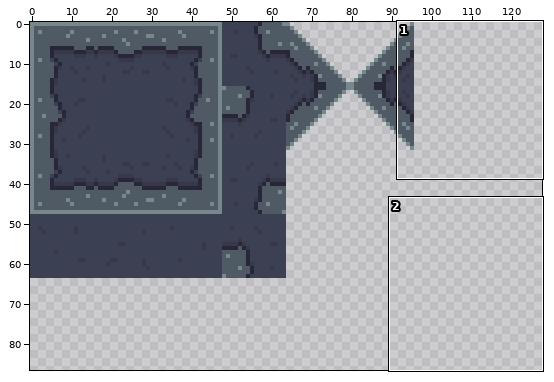
Sprite sheet, stored at tilesets/floor-wall-tileset-16x16.png. Above: a wide view before the commit, with the close-up outlined.
Close-up. Old version:
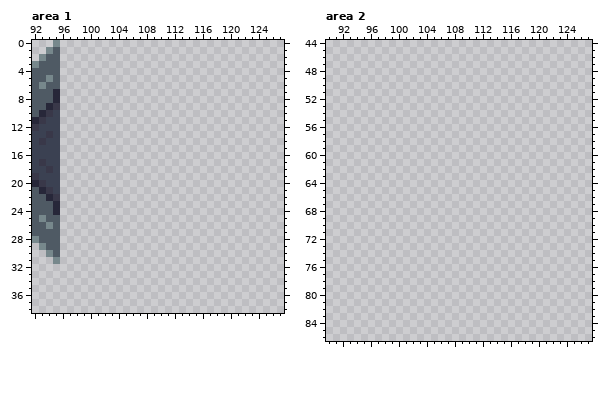
The file is 128x128 pixels. Shown: area 1: x 92..127, y 0..38; area 2: x 90..127, y 44..86. The wide view leaves out empty margins.
And afterwards:
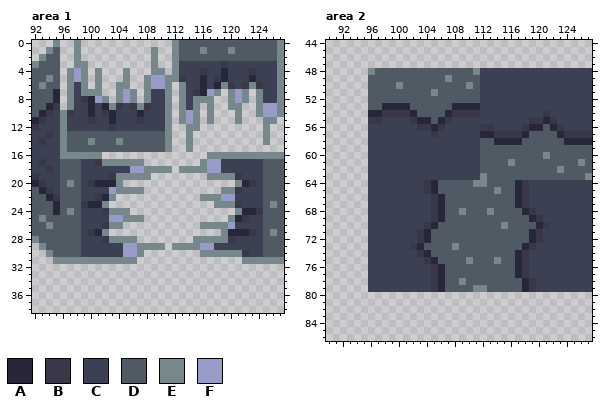
Palette (. is transparent): A #272739  B #393849  C #3b4152  D #4f5a64  E #77888c  F #979bc7
Edits made:
--- area 1
@@ x 92..127 @@
- 0 ...E................................
- 1 ..ED................................
- 2 .EDD................................
- 3 EDDD................................
- 4 DDDD................................
- 5 DDED................................
- 6 DEDD................................
- 7 DDDA................................
- 8 DDDA................................
- 9 DDAB................................
-10 DABC................................
-11 ABCC................................
-12 BCCC................................
-13 CCBC................................
-14 CBCC................................
-15 CCCC................................
-16 CCCC................................
-17 CBCC................................
-18 CCBC................................
-19 BCCC................................
-20 ABCC................................
-21 DABC................................
-22 DDAB................................
-23 DDDA................................
-24 DDDA................................
-25 DEDD................................
-26 DDED................................
-27 DDDD................................
-28 EDDD................................
-29 .EDD................................
-30 ..ED................................
-31 ...E................................
+ 0 ...E..E.............EDDDDDDDDDDDDDDE
+ 1 ..ED..E..........E..EDDDEDDDEDDDDDDE
+ 2 .EDD..E..........E..EDDDDDDDDDDDDDDE
+ 3 EDDD..EE.........E..ECCCCCCBCCCCCCCE
+ 4 DDDD.EFE.E...E...EE.ECCCBCCACCCBCCCE
+ 5 DDED.EFE.E...E..EFFEEBCCACBACCCACCCE
+ 6 DEDD.ECE.E..EE..EFFE.ECCACAEBCBEBCCE
+ 7 DDDA.ECEEE..EFE.ECCE.ECBAFE.EFE.ECCE
+ 8 DDDA.ECBAFE.EFE.ECCE.ECEEE..EFE.ECCE
+ 9 DDAB.ECCACAEBCBEBCCE.ECE.E..EE..EFFE
+10 DABCEBCCACBACCCACCCE.EFE.E...E..EFFE
+11 ABCCECCCBCCACCCBCCCE.EFE.E...E...EE.
+12 BCCCECCCCCCBCCCCCCCE..EE.........E..
+13 CCBCEDDDDDDDDDDDDDDE..E..........E..
+14 CBCCEDDDEDDDEDDDDDDE..E..........E..
+15 CCCCEDDDDDDDDDDDDDDE..E.............
+16 CCCCEEEEEE...............EEEEEEEEEEE
+17 CBCCDDDCCBEEEEEE........EFFCCCCCCDDD
+18 CCBCDDDCCCCCCCFFEEEE.EEEEFFCCCCCCDDD
+19 BCCCDDDCCCCBEEEEE........EEEEBCCCDDD
+20 ABCCDEDCBAAAE................EABCDDD
+21 DABCDDDCCCCFEEEE...........EEBCCCDDD
+22 DDABDDDCCBAE............EEEFFCCCCDDD
+23 DDDADDDBAAE...............EEEBCCCDED
+24 DDDADEDCCCBEEE...............EAABDDD
+25 DEDDDDDCCCCFFEEE............EABCCDDD
+26 DDEDDDDCCCBEE...........EEEEFCCCCDDD
+27 DDDDDDDCBAE................EAAABCDED
+28 EDDDDDDCCCBEEEE........EEEEEBCCCCDDD
+29 .EDDDDDCCCCCCFFEEEE.EEEEFFCCCCCCCDDD
+30 ..EDDDDCCCCCCFFE........EEEEEEBCCDDD
+31 ...EEEEEEEEEEEE...............EEEEEE
 32 ....................................
--- area 2
@@ x 90..127 @@
 47 ......................................
-48 ......................................
-49 ......................................
-50 ......................................
-51 ......................................
-52 ......................................
-53 ......................................
-54 ......................................
-55 ......................................
-56 ......................................
-57 ......................................
-58 ......................................
-59 ......................................
-60 ......................................
-61 ......................................
-62 ......................................
-63 ......................................
-64 ......................................
-65 ......................................
-66 ......................................
-67 ......................................
-68 ......................................
-69 ......................................
-70 ......................................
-71 ......................................
-72 ......................................
-73 ......................................
-74 ......................................
-75 ......................................
-76 ......................................
-77 ......................................
-78 ......................................
-79 ......................................
+48 ......EDDDDDDDDDDDDDDECCCCCCCCCCCCCCCC
+49 ......DDDDDDDDDDDEDDDDCCCCCCCCCCCCCCCC
+50 ......DDDDEDDDDDDDDDEDCCCCCCCCCCCCCCCC
+51 ......DDDDDDDDDEDDDDDDCCCCCCCCCCCCCCCC
+52 ......DDDDDDDDDDDDDDDDCCCCCCCCCCCCCCCC
+53 ......DDAAAADDDDDDAAAACCCCCCCCCCCCCCCC
+54 ......AABBBBADDDDABBBBCCCCCCCCCBCCCCCC
+55 ......BBCCCCBAADABCCCCCCCCCCCBBABCCCCC
+56 ......CCCCCCCBBABCCCCCBBCCCCBAADABCCCC
+57 ......CCCCCCCCCBCCCCCCAABBBBADDDDABBBB
+58 ......CCCCCCCCCCCCCCCCDDAAAADDDDDDAAAA
+59 ......CCCCCCCCCCCCCCCCDDDDDDDDDDDDDDDD
+60 ......CCCCCCCCCCCCCCCCDDDDDDDDDEDDDDDD
+61 ......CCCCCCCCCCCCCCCCDDDDEDDDDDDDDDED
+62 ......CCCCCCCCCCCCCCCCDDDDDDDDDDDEDDDD
+63 ......CCCCCCCCCCCCCCCCEDDDDDDDDDDDDDDE
+64 ......CCCCCCCCBADDDDDEEDDDDABCCCCCCCCC
+65 ......CCCCCCCCBADDDDDDDDEDDABCCCCCCCCC
+66 ......CCCCCCCCCBADDDDDDDDDDABCCCCCCCCC
+67 ......CCCCCCCCCBADDDDDDDDDDABCCCCCCCCC
+68 ......CCCCCCCCCBADDEDDDEDDDDABCCCCCCCC
+69 ......CCCCCCCCCBADDDDDDDDDDDDABCCCCCCC
+70 ......CCCCCCCCBADDDDDDDDDEDDDDABCCCCCC
+71 ......CCCCCCCBADDDDDDDDDDDDDDABCCCCCCC
+72 ......CCCCCCCBADDDDDDDDDDDDDDABCCCCCCC
+73 ......CCCCCCBADDDDEDDDDDDDDDABCCCCCCCC
+74 ......CCCCCCCBADDDDDDDDDDDDABCCCCCCCCC
+75 ......CCCCCCCCBADDDDEDDDEDDABCCCCCCCCC
+76 ......CCCCCCCCCBADDDDDDDDDDABCCCCCCCCC
+77 ......CCCCCCCCCBADDDDDDDDDDABCCCCCCCCC
+78 ......CCCCCCCCCBADDEDDDDDDDDABCCCCCCCC
+79 ......CCCCCCCCCBADDDDEEDDDDDABCCCCCCCC
 80 ......................................
